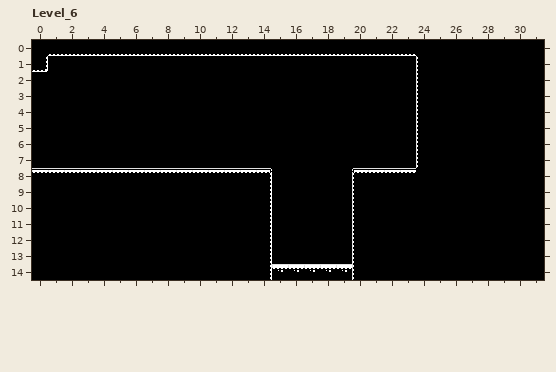
LDtk project -- source/Levels/World.ldtk. That is the earlier state.
Cells are 16x16 px. Shown: Level_6 x 0..31, y 0..14. The commit also changed other parts of the map, which this record leaves out.
The same view after the edit:
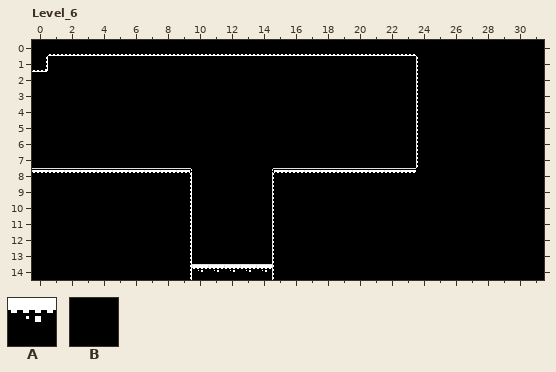
Key: from "Monochrome_tilemap_packed_tabl": A 116; from "Walls": B 1 "solid".
_ is an empty cell.
Objects are placed by their top-left corner, in cells (3,4 is the top-left corner of cell 3,4); size is 1x1 cell unless given.
Tiles replaced or removed in this view: B.
Changes in this commit:
Changed rows in their new state; . is an unchanged cell.
Layer "Walls":
first column x 10:
 8 _____BBBBB
 9 ...._B....
10 ...._B....
11 ...._B....
12 ...._B....
13 ...._B....
14 _____BBBBB
Layer "Entities":
added: A "Breakable" at 10,14
added: A "Breakable" at 11,14
added: A "Breakable" at 12,14
added: A "Breakable" at 13,14
added: A "Breakable" at 14,14
removed: A "Breakable" at 15,14
removed: A "Breakable" at 16,14
removed: A "Breakable" at 17,14
removed: A "Breakable" at 18,14
removed: A "Breakable" at 19,14
